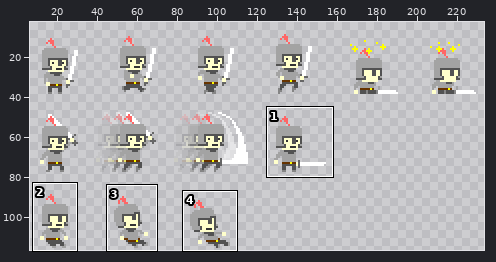
Two versions of one sprite sheet, media/knight.png. The first picture is a wide view before the edit; the outline marks the close-up.
Close-up. Before the edit:
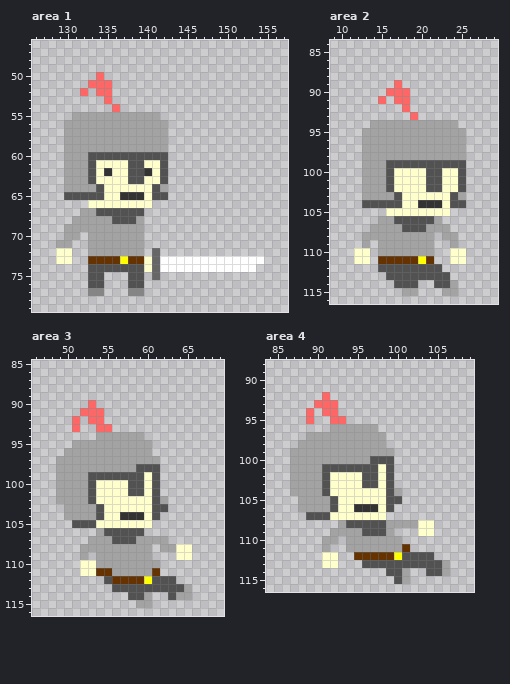
The file is 234x117 pixels. Colours within 5 levels of each other are drawn and written as one. Shown: area 1: x 126..157, y 46..79; area 2: x 9..29, y 84..116; area 3: x 46..69, y 85..116; area 4: x 84..109, y 88..116. The wide view leaves out empty margins. The commit also changed other parts of the picture, which this record leaves out.
The result:
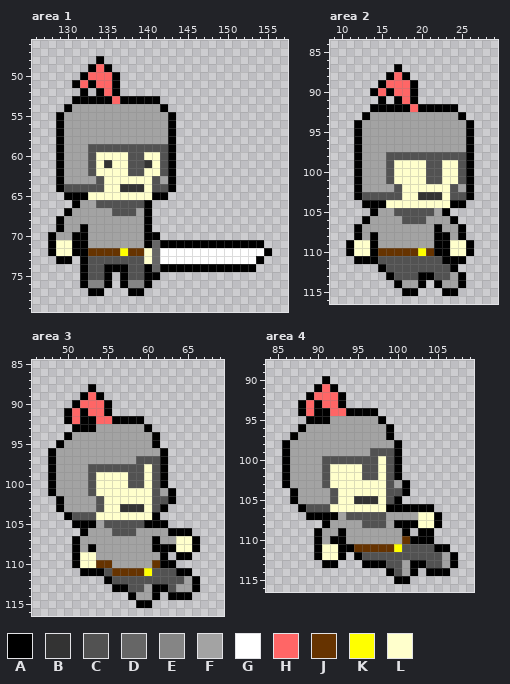
Palette (. is transparent): A #000000  B #333333  C #525252  D #666666  E #858585  F #a3a3a3  G #ffffff  H #ff6666  J #663300  K #ffff00  L #ffffcc
From old to new:
Changed rows in their new state; - is an unchanged pixel.
Area 1:
first column x 128:
48 ------A---------------------
49 -----AHA--------------------
50 ----AH-HA-------------------
51 ---AHA--A-------------------
52 ----A-A-A-------------------
53 ---AAAAAHAAAAA--------------
54 --AFFFFFFFFFFFA-------------
55 -AF-----------FA------------
56 -A-------------A------------
57 -A-------------A------------
58 -A-------------A------------
59 -A---CCCCCCCCCCA------------
60 -A----LLLL--LL-A------------
61 -A-----B----B--A------------
62 -A-----L----L--A------------
63 -A---FC---LL-CFA------------
64 -ACCCC---BBB--CA------------
65 --AAALL--LLL-AA-------------
66 ---AFFCCCCCCA---------------
67 --AF--FF---FA---------------
68 -AF-----FFF-A---------------
69 -A--A-------A---------------
70 AF-AA-------AA--------------
71 ALLAA-------ADAAAAAAAAAAAAA-
72 A--AAJJJJKJJL-GGGGGGGGGGGGGA
73 -AA-ACCCCCCC--------------A-
74 ----A--AAA--A-AAAAAAAAAAAA--
75 ----A--A-A--AA--------------
76 ----AEEA-AEEA---------------
77 -----AA---AA----------------
Area 2:
first column x 11:
 87 ------A---------
 88 -----AHA--------
 89 ----AH-HA-------
 90 ---AHA--A-------
 91 ----A-A-A-------
 92 ---AAAAAHAAAAA--
 93 --AFFFFFFFFFFFA-
 94 -AF-----------FA
 95 -A-------------A
 96 -A-------------A
 97 -A-------------A
 98 -A---CCCCCCCCCCA
 99 -A----LLLL--LL-A
100 -A-------------A
101 -A-------------A
102 -A---FC---LL-CFA
103 -ACCCC---BBB--CA
104 --AAALL--LLL-AA-
105 ---AFFCCCCCFA---
106 --AF--F---F-FA--
107 -AF----FFF-A-FA-
108 -A-A-------AA-A-
109 ALLA-------AALLA
110 A--AJJJJJKJAA--A
111 -AAACCCCCCCCAAA-
112 ----A-------CA--
113 -----A---AA--FA-
114 ------AFFA-AF-A-
115 -------AA---AA--
Area 3:
first column x 48:
 88 -----A-------------
 89 ----AHA------------
 90 ---AH-HA-----------
 91 --AHA--A-----------
 92 --A-AA-HAAAA-------
 93 ---AAAFFFFFFA------
 94 --AFFF------FA-----
 95 -AF----------A-----
 96 AF-----------FA----
 97 A----------CCCA----
 98 A----CCCCCC-L-A----
 99 A-----LLLL----A----
100 A-------------A----
101 A---------LL--FA---
102 -A---FC-------CA---
103 -A-------BBB--A----
104 --ACCCL--LLL-A-----
105 ---AAAFCCCCCAAA----
106 ----AF-F---FFFFAAA-
107 ---AF---FFF--A-FLLA
108 ---A-A-------AAA--A
109 ---ALL-------FA-AA-
110 ---A--JJ-----JAA---
111 ----AAACJJJJKCCCAA-
112 -------ACCCCC---CFA
113 --------AA--FAA-F-A
114 ----------AF-A-AAA-
115 -----------AA------
Area 4:
first column x 86:
 90 -----A----------------
 91 ----AHA---------------
 92 ---AH-HA--------------
 93 --AHA--A--------------
 94 --A-AA-HAAAA----------
 95 ---AAAFFFFFFA---------
 96 --AFFF------FA--------
 97 -AF----------A--------
 98 AF-----------FA-------
 99 A----------CCCA-------
100 A----CCCCCC-L-A-------
101 A-----LLLL----A-------
102 A-------------A-------
103 A---------LL--FA------
104 -A---FC-------CA------
105 -A-------BBB--A-------
106 --ACCCL--LLL-AAAAAA---
107 ---AAAAFCCCCCFFFFLLA--
108 -----AF-FF----AAA--A--
109 ----AF-A--FFF-FA-AA---
110 ----A-AA-------JAAA---
111 ----ALLAAJJJJJKCCCCAA-
112 ----A--A-ACCCCC----CFA
113 -----AA---AAA--FAA---A
114 -------------A--A-AAA-
115 --------------AA------
Boxes around the changes in both close-ups, in picture pixels (x1, y1, x2, y2):
changed: (48, 56, 272, 296)
changed: (346, 64, 474, 296)
changed: (48, 384, 200, 608)
changed: (282, 376, 458, 584)
